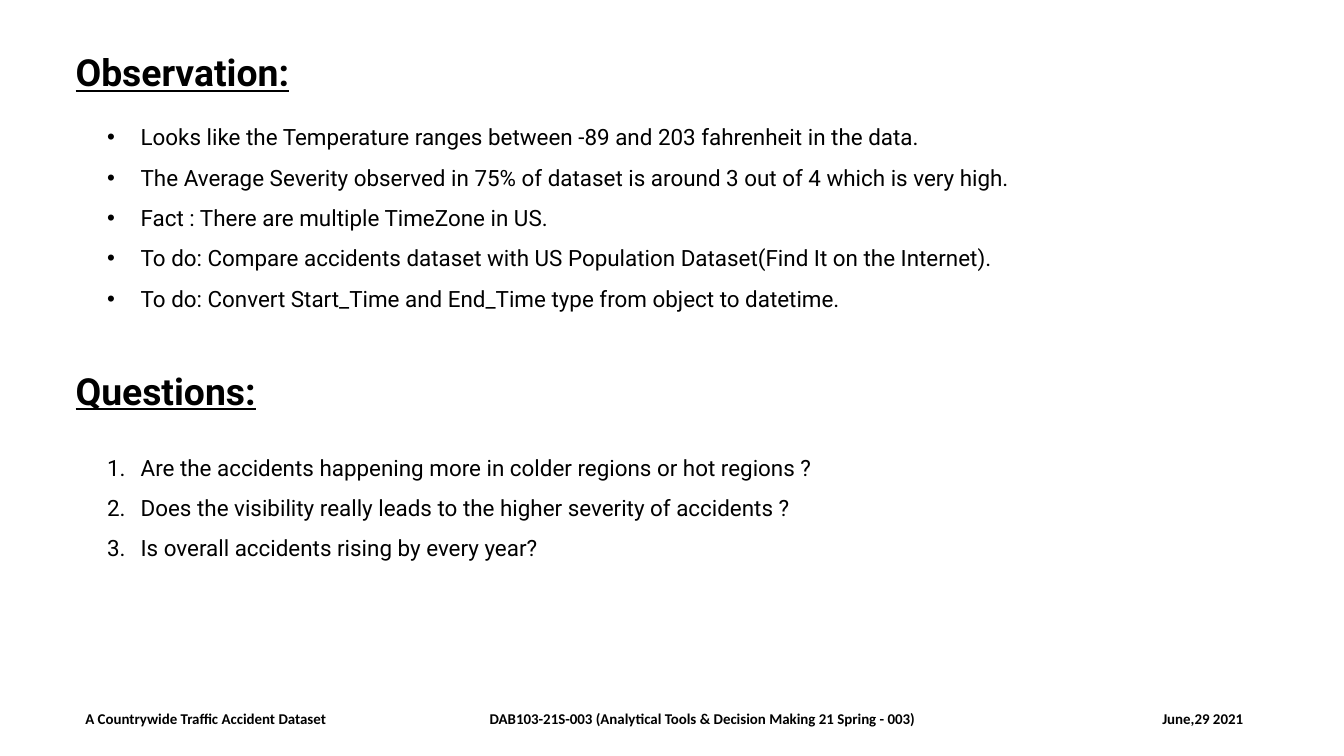
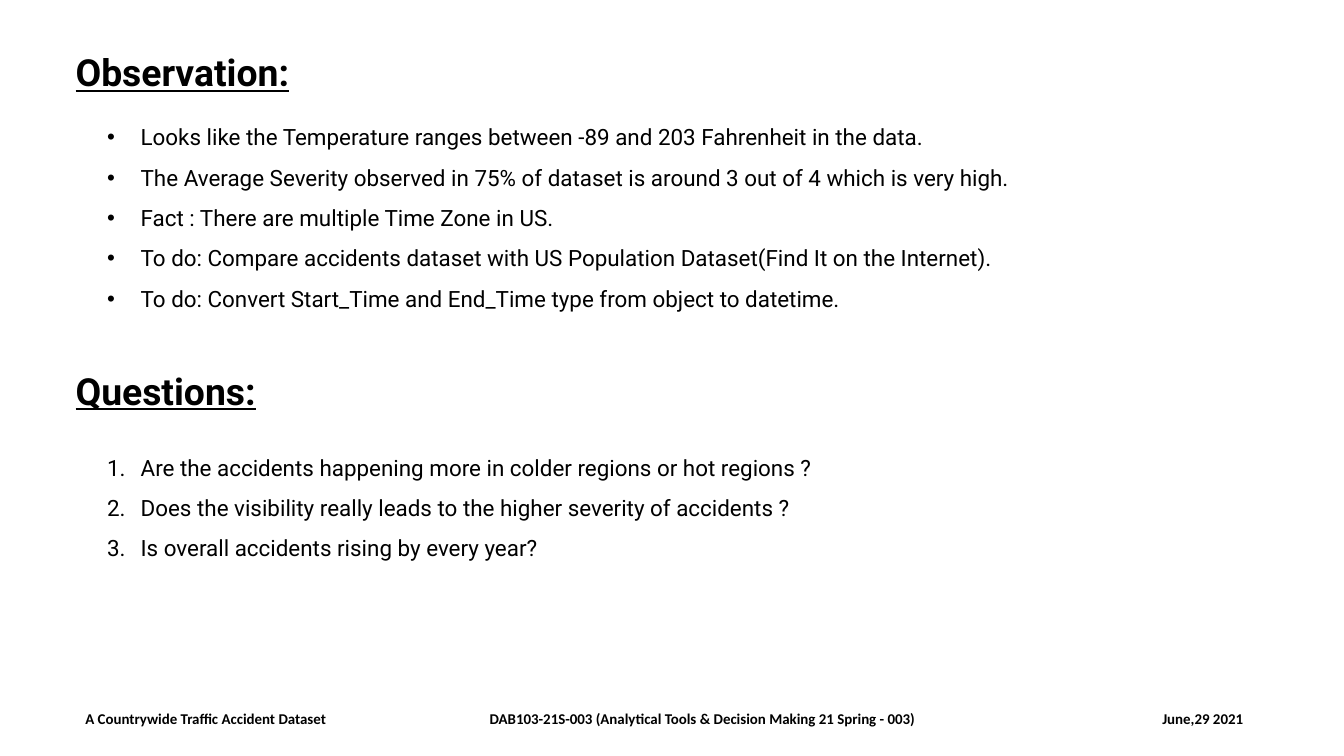
Before and after one commit to disuhitarth/EDA_Projects, a slide deck: slide 17 of Project Proposal Group 3.pptx. Drawn at 1344x756 pixels with LibreOffice and Linux fonts; fonts in the diff are those of the drawing. Boxes give left, top, right and bottom in pixels: in the first picture for what was removed or moved away, otherwise in the second. Text is boxed around its words. In the diff, an @@ line names an element or a change of style, - is before the commit and + after.

```diff
--- a/Project Proposal Group 3.pptx
+++ b/Project Proposal Group 3.pptx
@@ text at [141,128,923,150]: text changed @@
-• Looks like the Temperature ranges between -89 and 203 fahrenheit in the data.
+• Looks like the Temperature ranges between -89 and 203 Fahrenheit in the data.
@@ text at [141,209,554,231]: spaces changed @@
-• Fact : There are multiple TimeZone in US.
+• Fact : There are multiple Time Zone in US.
```
Also in this commit, not shown: 6 other slides changed.
